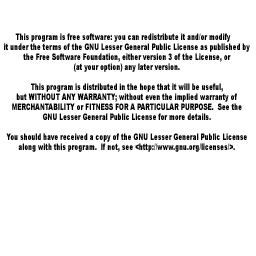
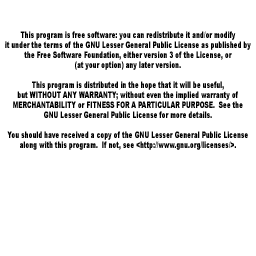
The second w=256, h=256 image is a revision of the first. Changes to its layers:
painted on "This program is free software:" over [left=4, top=31, right=251, bottom=152]
